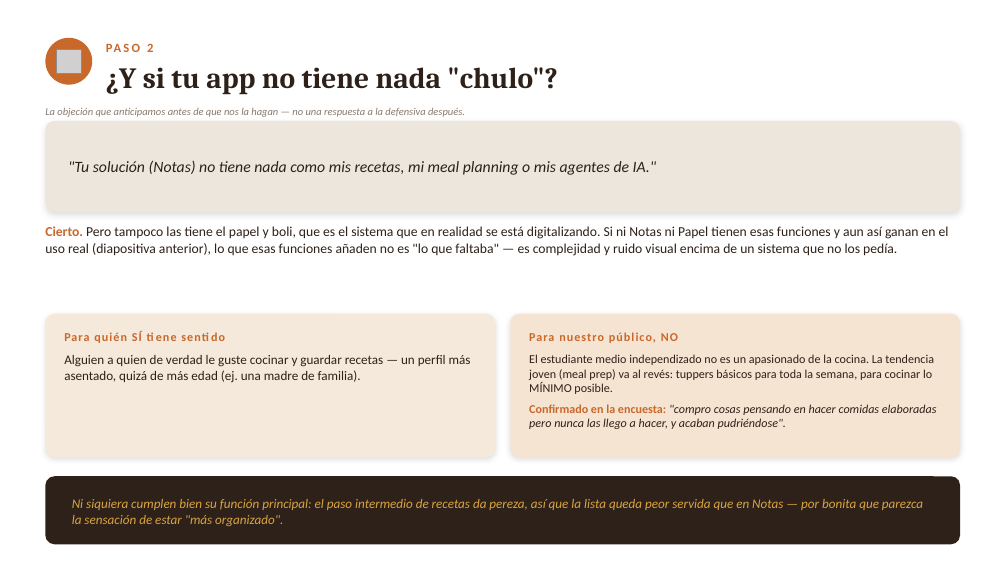
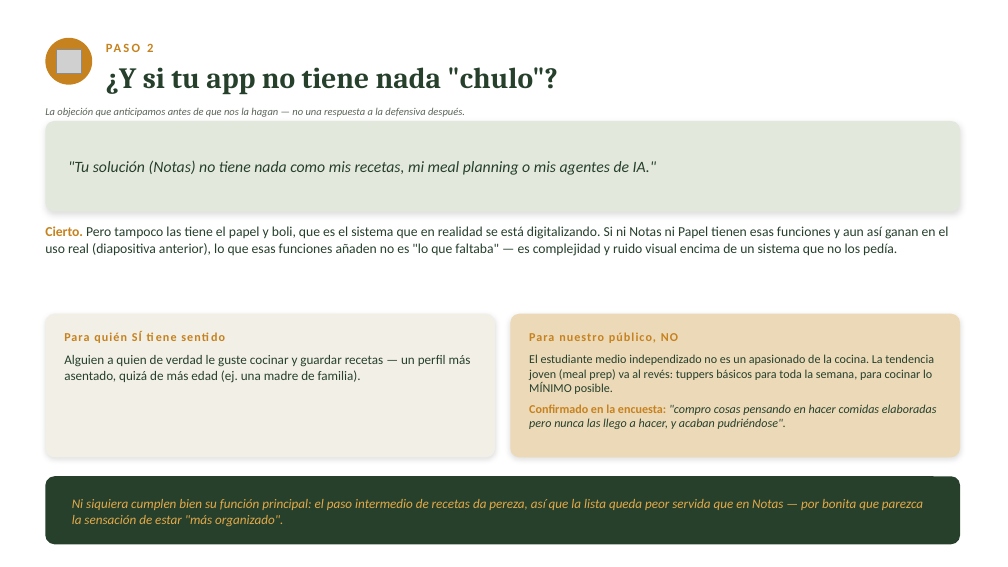
Before and after one commit to lagoanadia/Larder, a slide deck: slide 7 of docs/larder-presentacion.pptx. Drawn at 1008x567 pixels with LibreOffice and Linux fonts; fonts in the diff are those of the drawing; grey boxes stand for pictures. Boxes give left, top, right and bottom in pixels: in the first picture for what was removed or moved away, otherwise in the second. Text is boxed around its words. In the diff, an @@ line names an element or a change of style, - is before the commit and + after.

```diff
--- a/docs/larder-presentacion.pptx
+++ b/docs/larder-presentacion.pptx
@@ ellipse at (x1=45, y1=38, x2=92, y2=85): fill #C9682B to #C6821E @@
@@ text "La objeción que anticipamos antes ..." at (x1=45, y1=107, x2=465, y2=117): text colour #8A7A6D to #5B6559 @@
@@ rounded rectangle at (x1=45, y1=121, x2=960, y2=212): fill #EDE6DC to #E3E8DD @@
@@ text "Cierto. Pero tampoco las tiene ..." at (x1=45, y1=226, x2=949, y2=256): text colour #C9682B to #C6821E in "Cierto."; text colour #2E2119 to #26402C @@
@@ rounded rectangle at (x1=45, y1=314, x2=495, y2=457): fill #F4E9DA to #F2EFE7 @@
@@ rounded rectangle at (x1=510, y1=314, x2=960, y2=457): fill #F6E4D3 to #ECD9B8 @@
@@ text colour #C9682B to #C6821E in 3 elements at (x1=147, y1=43, x2=153, y2=52), (x1=64, y1=331, x2=142, y2=343), (x1=529, y1=332, x2=678, y2=343) @@
@@ text colour #2E2119 to #26402C in 3 elements at (x1=106, y1=67, x2=558, y2=95), (x1=68, y1=160, x2=656, y2=175), (x1=64, y1=355, x2=471, y2=383) @@
@@ text "El estudiante medio independizado no ..." at (x1=529, y1=354, x2=937, y2=429): text colour #2E2119 to #26402C; text colour #C9682B to #C6821E in "Confirmado en la encuesta:" @@
@@ rounded rectangle at (x1=45, y1=476, x2=960, y2=544): fill #2E2119 to #26402C @@
@@ text "Ni siquiera cumplen bien su ..." at (x1=72, y1=499, x2=923, y2=527): text colour #D9A441 to #E3A94A @@
```
Also in this commit, not shown: 13 other slides changed.
